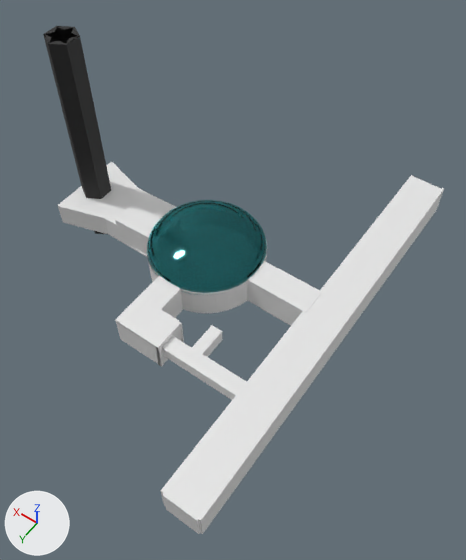
A saved change to the Blender file Assets/BlenderModels/Chapter1-2/Chapter1-2Mesh.blend.
One viewpoint serves both versions: a 50 mm lens placed at (-38.6, 54.8, 90.3), pointed at (-3.4, 5.5, 12.8). The axes (+X, +Y, +Z) are drawn at lower left. The lights are the same throughout.

In view in the first picture: 'Chapter1-2Area-Bottom.001', 'Chapter1-2Area-top.001', 'ElevatorShaft.003', 'Sphere'.
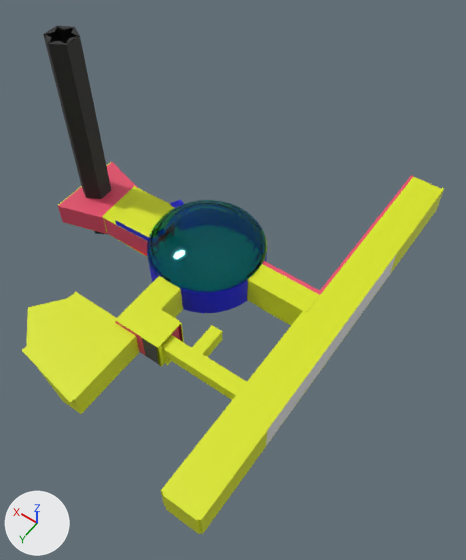
Boxes (x1, y1, x2, y2) around the edits, measured in the pictures (466 x 560 px):
'Chapter1-2Area-Bottom.001', recoloured, reshaped (white to yellow, 9% wider): before (58, 162, 444, 534); after (22, 162, 444, 534)
'Sphere', recoloured: (147, 202, 267, 295) in both
part 1 of me_cube_002, recoloured (white to red): (58, 162, 138, 219) in both
part 2 of me_cube_002, recoloured (grey to red): (58, 207, 107, 234) in both
part 3 of me_cube_003, added (yellow): after (22, 292, 139, 414)
part 4 of me_cube_003, built on: before (117, 322, 182, 366); after (115, 200, 184, 366)
part 5 of me_cube_003, recoloured (white to yellow): (58, 162, 444, 534) in both
part 6 of me_cube_003, recoloured (grey to red): (59, 175, 413, 309) in both
part 7 of me_cube_003, recoloured (grey to blue): (115, 220, 267, 313) in both

The change, as a diff of the scene's bpy script:
```diff
--- a/Assets/BlenderModels/Chapter1-2/Chapter1-2Mesh.blend.py
+++ b/Assets/BlenderModels/Chapter1-2/Chapter1-2Mesh.blend.py
@@ mat_glass @@
 _N = mat_glass.node_tree.nodes; _L = mat_glass.node_tree.links
+n2 = _N.new('ShaderNodeBsdfPrincipled'); n2.name = 'Principled BSDF'
+n2.distribution = 'GGX'
+n2.subsurface_method = 'RANDOM_WALK_SKIN'
 n0 = _N.new('ShaderNodeOutputMaterial'); n0.name = 'Material Output'
-n1 = _N.new('ShaderNodeBsdfGlass'); n1.name = 'Glass BSDF'
-n1.distribution = 'BECKMANN'
-n1.inputs[0].default_value = (0.33, 0.871, 0.897, 1.0)  # 'Color', cyan #9bf0f3
-n1.inputs[2].default_value = 1.45  # 'IOR'
-_L.new(n1.outputs[0], n0.inputs[0])  # 'BSDF' to 'Surface'
+_L.new(n2.outputs[0], n0.inputs[0])  # 'BSDF' to 'Surface'
@@ mat_glass_001 @@
+mat_glass_001 = bpy.data.materials.new('Glass.001')
+mat_glass_001.use_nodes = True; mat_glass_001.node_tree.nodes.clear()
+_N = mat_glass_001.node_tree.nodes; _L = mat_glass_001.node_tree.links
+n0 = _N.new('ShaderNodeOutputMaterial'); n0.name = 'Material Output'
+n1 = _N.new('ShaderNodeBsdfGlass'); n1.name = 'Glass BSDF'
+n1.distribution = 'BECKMANN'
+n1.inputs[0].default_value = (0.33, 0.871, 0.897, 1.0)  # 'Color', cyan #9bf0f3
+n1.inputs[2].default_value = 1.45  # 'IOR'
+_L.new(n1.outputs[0], n0.inputs[0])  # 'BSDF' to 'Surface'
@@ mat_centermat @@
+mat_centermat = principled_material('CenterMat')
+mat_centermat.base_color = (0.00822, 0.0105, 0.8)  # blue #161ae7
@@ mat_wallmat @@
+mat_wallmat = principled_material('WallMat')
+mat_wallmat.base_color = (0.8, 0.0742, 0.146)  # red #e74d6b
@@ mat_ceiling @@
+mat_ceiling = principled_material('Ceiling')
+mat_ceiling.base_color = (0.71, 0.8, 0.00937)  # yellow #dbe718
@@ me_cube_002 @@
 me_cube_002.from_pydata(...)  # 66 vertices, 43 faces; spans x -1.0..1.0, y -1.6..1.6, z -1.0..35.4
 # used by ob_chapter1_2area_top_001; location = (28.5, 0.6, 9.2); rotation_euler = (3.142, 0.0, 0.0), in degrees (180, 0, 0); scale = (4.18, 4.45, 0.114)
+# me_cube_002 part 1: 24 of the faces centred in x -1.0..1.0, y -1.6..1.6, z -1.0..1.0 switch from no material to mat_wallmat (red #e74d6b)
+# me_cube_002 part 2: 7 of the faces centred in x -1.0..1.0, y -1.6..1.0, z 18.2..21.3 switch from no material to mat_wallmat (red #e74d6b)
@@ me_cube_003 @@
 # used by ob_chapter1_2area_bottom_001; location = (28.5, 0.6, 5.2); scale = (4.18, 4.45, 0.114)
-me_cube_003.from_pydata(...)  # 746 vertices, 695 faces; spans x -11.8..1.0, y -7.8..8.1, z -1.0..48.2
+me_cube_003.from_pydata(...)  # 1021 vertices, 962 faces; spans x -11.8..1.0, y -7.8..8.1, z -1.0..48.2
+# me_cube_003 part 3: a new loose piece of 144 vertices spanning x -6.0..-2.0, y 4.3..7.5, z 0.5..41.5
+# me_cube_003 part 4
+# 26 faces are deleted
+# 1 vertex moves within x -6.9, y 4.5, z 46.2
+# 125 vertices are added at x -10.4..-2.8, y -1.4..4.5, z 0.8..47.9
+# 6 new vertices lie (0.0, 1.1, 0.0) away from vertices in x -6.9..-6.0, y 3.3, z 1.0..46.2
+# 5 new faces join them, mat_centermat (blue #161ae7)
+# 39 new faces join them, mat_wallmat (red #e74d6b)
+# 93 new faces join them, mat_ceiling (yellow #dbe718)
+# 14 new faces join them, mat_ventmat (dark grey #4c4c4c)
+# me_cube_003 part 5: 415 faces spanning x -11.8..1.0, y -7.8..8.1, z -1.0..48.2 switch from no material to mat_ceiling (yellow #dbe718)
+# me_cube_003 part 6: 52 faces spanning x -11.7..1.0, y -7.8..8.1, z 0.8..47.4 switch from no material to mat_wallmat (red #e74d6b)
+# me_cube_003 part 7: 146 faces spanning x -7.9..-1.6, y -2.2..2.2, z -0.5..46.1 switch from no material to mat_centermat (blue #161ae7)
+me_cube_003.materials.append(mat_floor)  # red #ff0009
+me_cube_003.materials.append(mat_centerfloor)  # cyan #00e7e2
+me_cube_003.materials.append(mat_ventmat)  # dark grey #4c4c4c
+me_cube_003.materials.append(mat_glass)  # white #e7e7e7
@@ me_sphere @@
 me_sphere.from_pydata(...)  # 257 vertices, 256 faces; spans x -1.0..1.0, y -1.0..1.0, z 0.0..1.0
-me_sphere.materials.append(mat_glass)
+me_sphere.materials.append(mat_glass_001)
```
